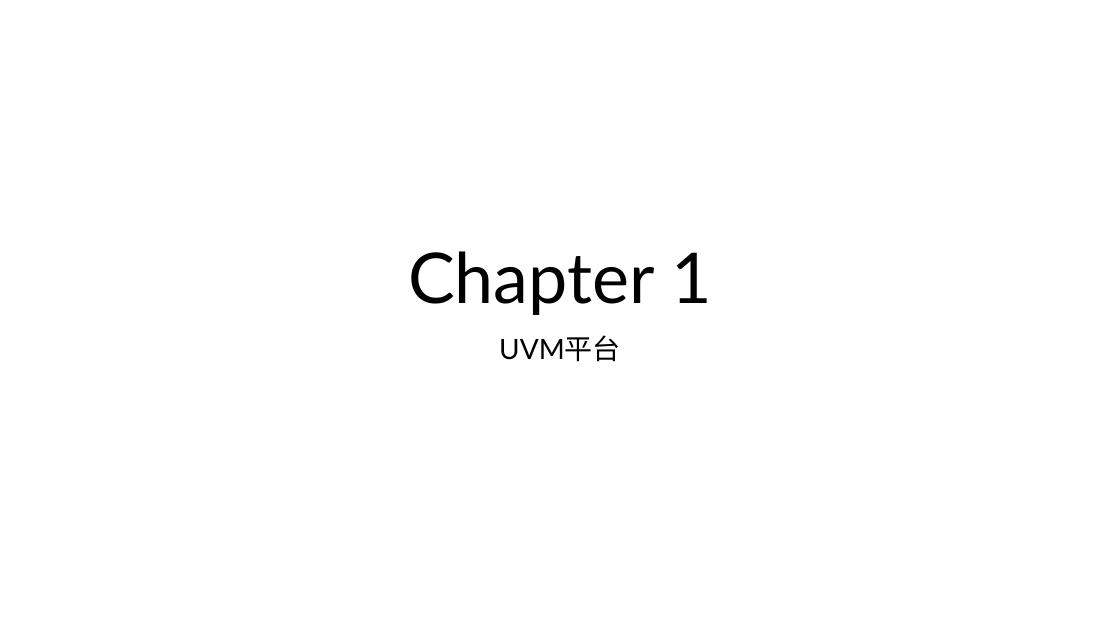
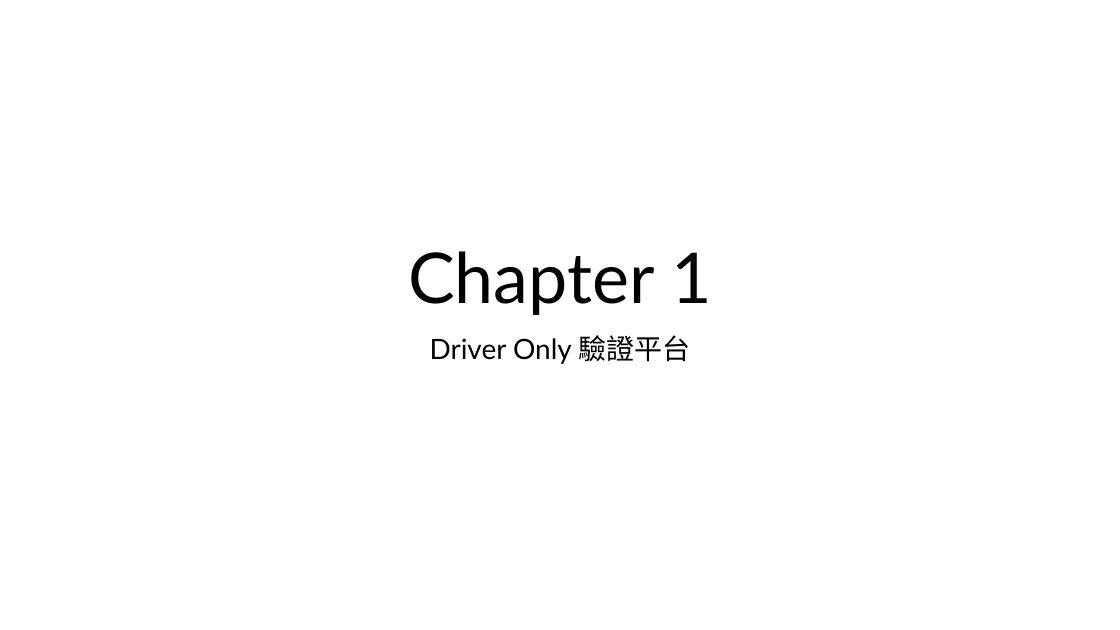
Before and after one commit to s9001055/DV_learning, a slide deck: slide 3 of UVM/UVM.pptx. Drawn at 1120x630 pixels with LibreOffice and Linux fonts; fonts in the diff are those of the drawing. Boxes give left, top, right and bottom in pixels: in the first picture for what was removed or moved away, otherwise in the second. Text is boxed around its words. In the diff, an @@ line names an element or a change of style, - is before the commit and + after.

```diff
--- a/UVM/UVM.pptx
+++ b/UVM/UVM.pptx
@@ subtitle at bbox=[430, 335, 690, 364]: text changed @@
-UVM平台
+Driver Only 驗證平台
```
Also in this commit, not shown: 2 other slides changed, 3 slides added, 11 other files.
